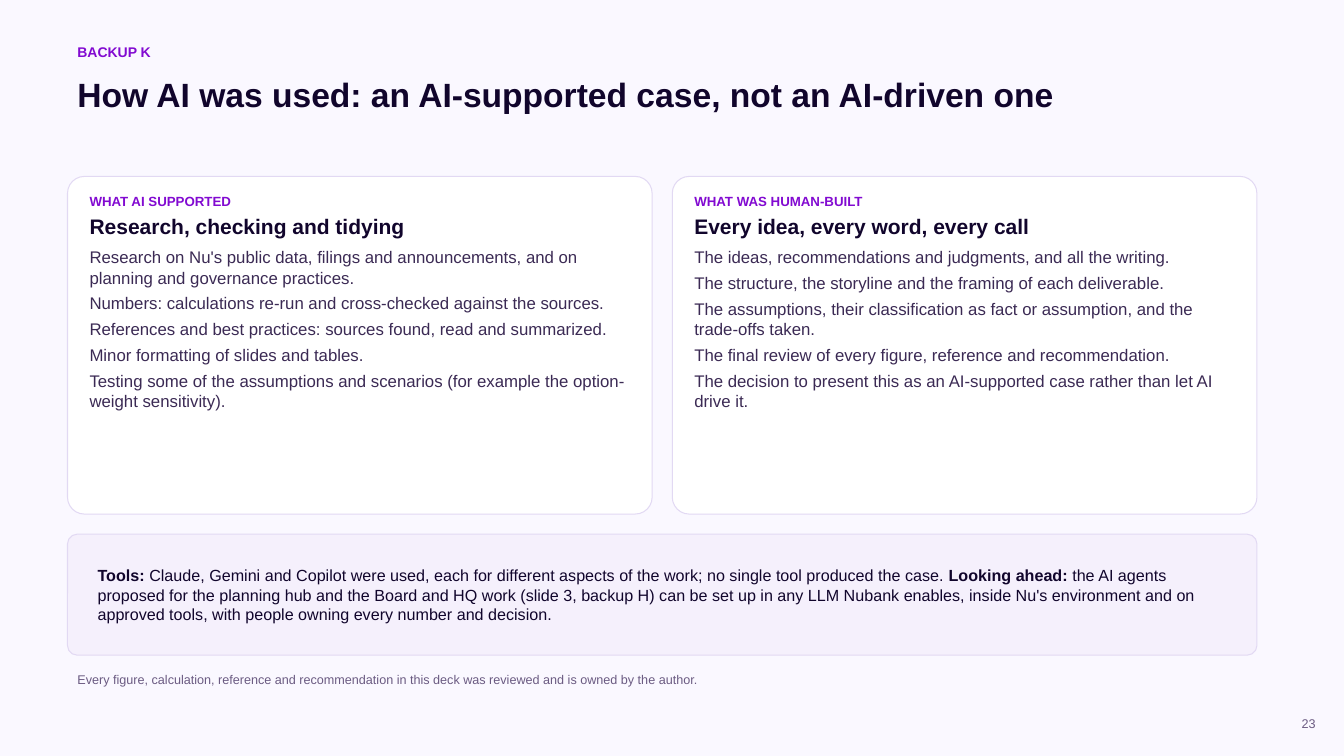
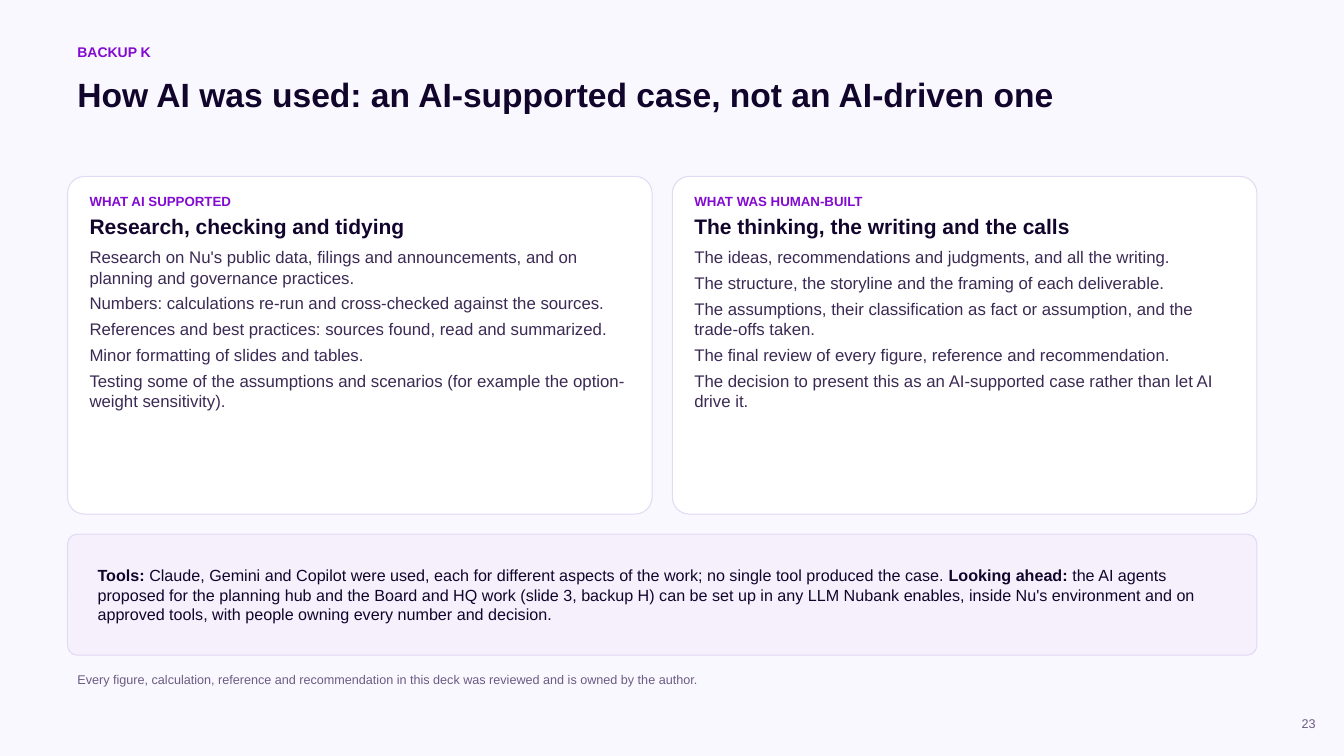
Before and after one commit to cmx24/business-case, a slide deck: slide 23 of deck/CFO_CoS_deck_v10.pptx. Drawn at 1344x756 pixels with LibreOffice and Linux fonts; fonts in the diff are those of the drawing. Boxes give left, top, right and bottom in pixels: in the first picture for what was removed or moved away, otherwise in the second. Text is boxed around its words. In the diff, an @@ line names an element or a change of style, - is before the commit and + after.

```diff
--- a/deck/CFO_CoS_deck_v10.pptx
+++ b/deck/CFO_CoS_deck_v10.pptx
@@ text at bbox=[694, 218, 1070, 239]: text changed @@
-Every idea, every word, every call
+The thinking, the writing and the calls
```
Also in this commit, not shown: 4 other slides changed, 2 other files.
